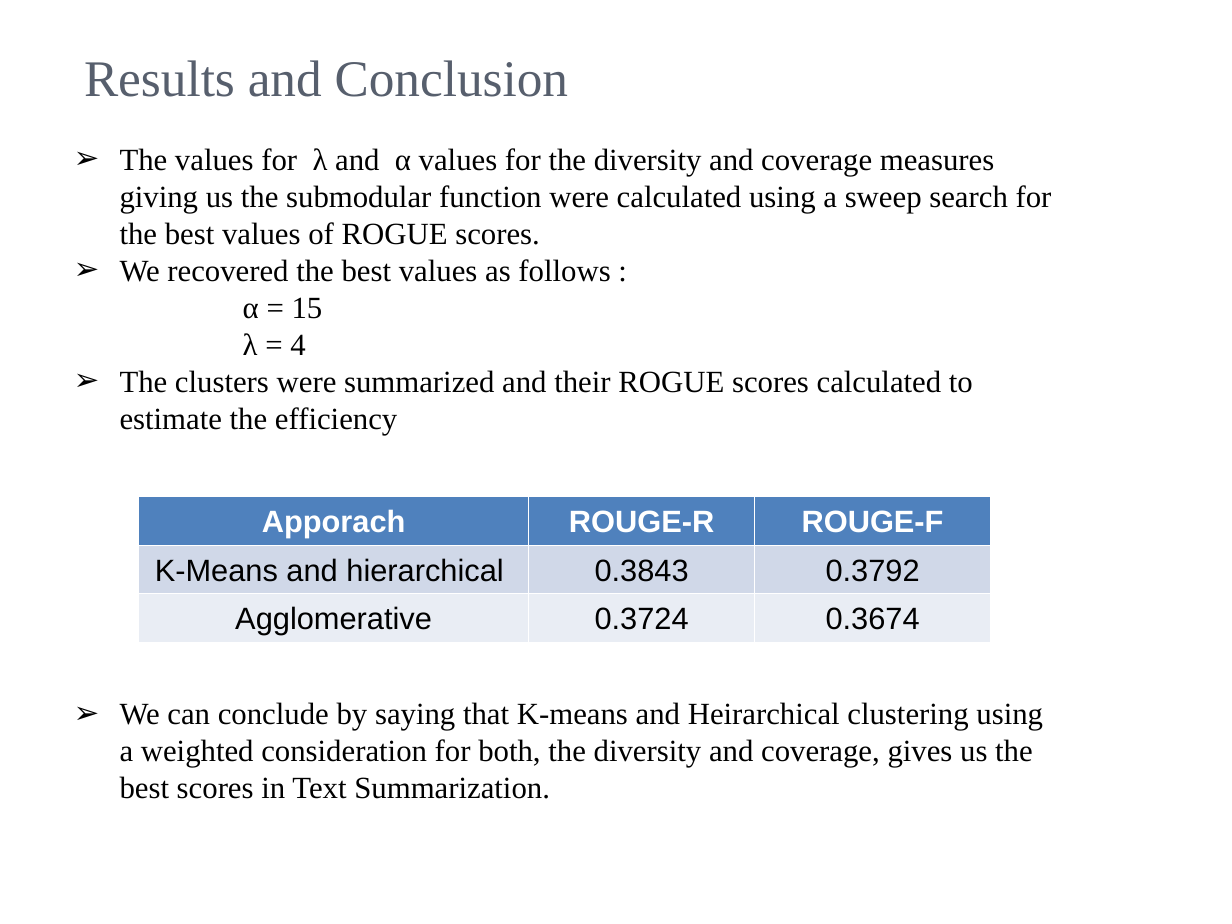
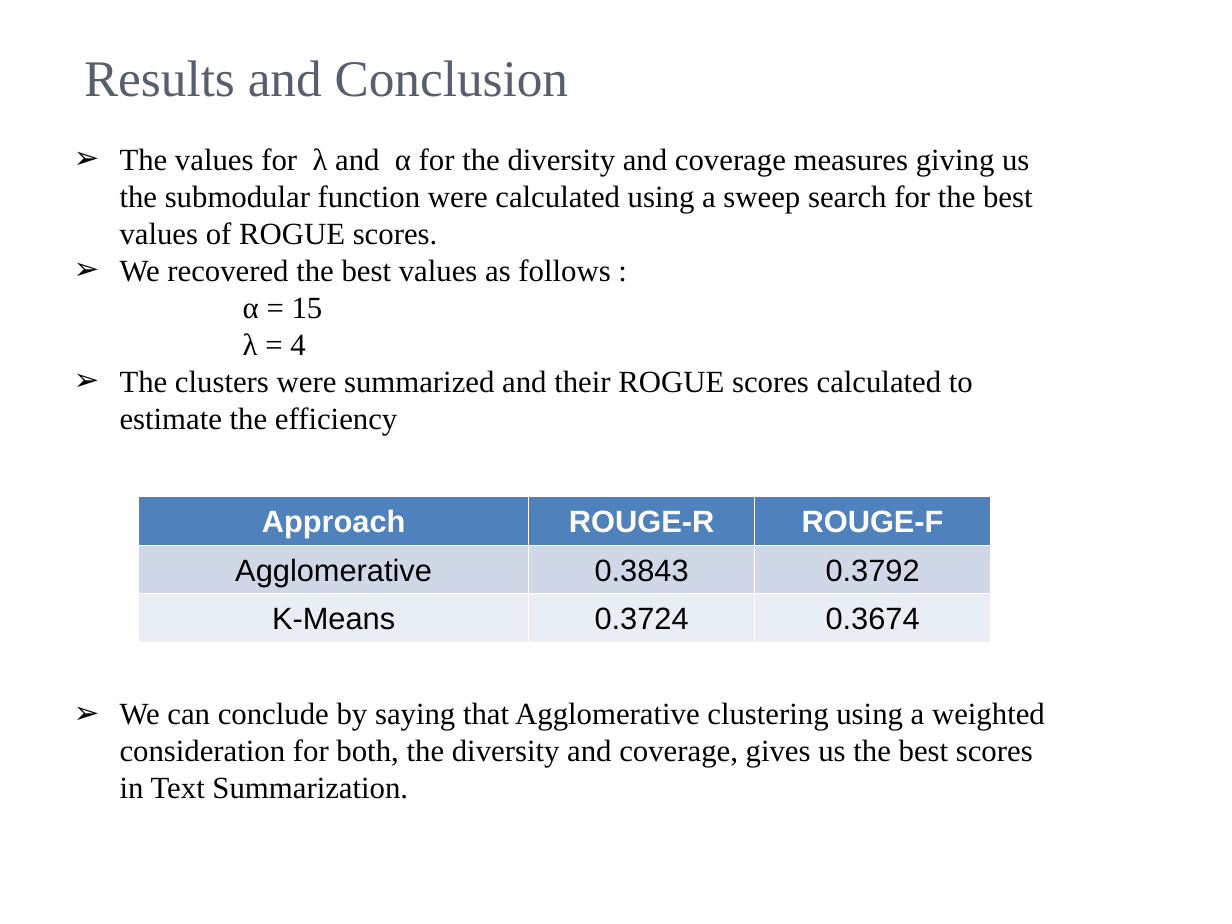
Before and after one commit to Dhruva24/IRE_Project, a slide deck: slide 12 of IRE_Final.pptx. Drawn at 1232x924 pixels with LibreOffice and Linux fonts; fonts in the diff are those of the drawing; background and template pictures are left out. Boxes give left, top, right and bottom in pixels: in the first picture for what was removed or moved away, otherwise in the second. Text is boxed around its words. In the diff, an @@ line names an element or a change of style, - is before the commit and + after.

```diff
--- a/IRE_Final.pptx
+++ b/IRE_Final.pptx
@@ text at [120,148,1033,245]: text changed @@
-➢ The values for λ and α values for the diversity and coverage measures giving us the submodular function were calculated using a sweep search for the best values of ROGUE scores.
+➢ The values for λ and α for the diversity and coverage measures giving us the submodular function were calculated using a sweep search for the best values of ROGUE scores.
@@ table at [138,496,991,901] @@
-row 1, column 1: Apporach
+row 1, column 1: Approach
-row 2, column 1: K-Means and hierarchical
+row 2, column 1: Agglomerative
-row 3, column 1: Agglomerative
+row 3, column 1: K-Means
@@ text at [120,702,1045,799]: text changed @@
-➢ We can conclude by saying that K-means and Heirarchical clustering using a weighted consideration for both, the diversity and coverage, gives us the best scores in Text Summarization.
+➢ We can conclude by saying that Agglomerative clustering using a weighted consideration for both, the diversity and coverage, gives us the best scores in Text Summarization.
```
Also in this commit, not shown: 4 other slides changed, 1 other file.
